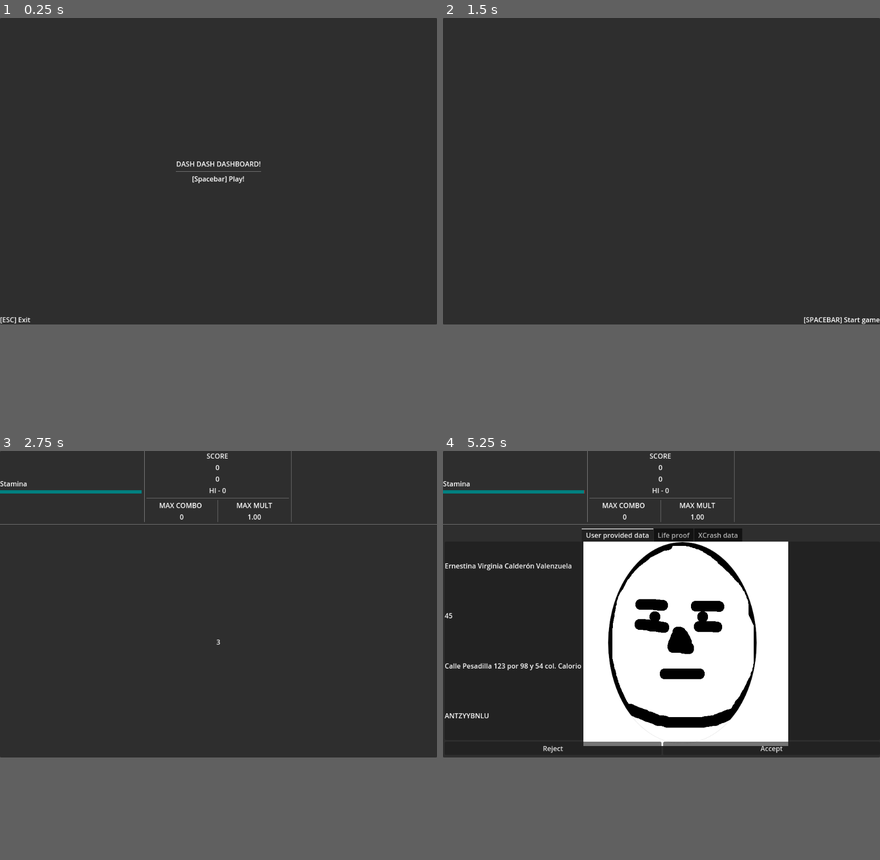
Above: before the commit, frames 1-4 (two rows, left to right).
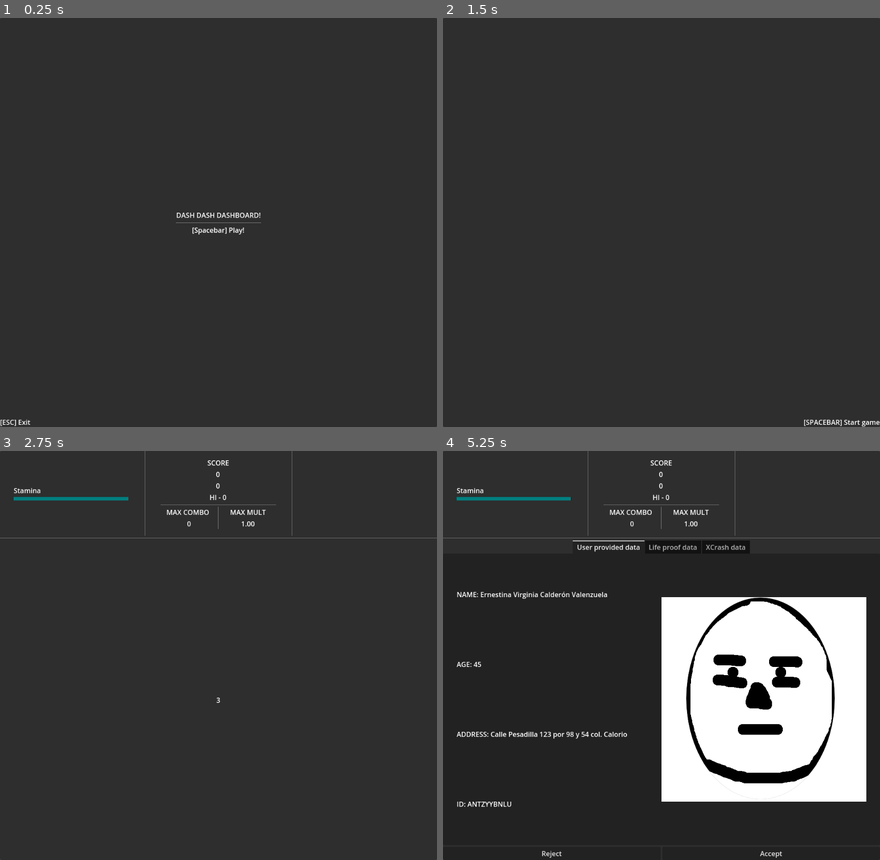
Above: after the commit, the same moments.

Repository: pyramid-seph/dash_dash_dashboard
Game: Godot game, scene res://scenes/Game.tscn
Same seed, same stepped clock (60 frames per second), same inputs: the game is played once before the commit and once after it.
Inputs:
- Up to frame 1 (0.25 s): no input
- Up to frame 2 (1.5 s): tap Enter at 0.5 s; hold Space (accept) 0.53-1.28 s; tap Space (accept) at 1.35 s
- Up to frame 3 (2.75 s): tap Space (accept) at 2 s; hold Space (accept) from 2.03 s (still down)
- Up to frame 4 (5.25 s): release Space (accept) at 2.78 s; tap Space (accept) at 2.85, 3.5, 4.35, 5 s; hold Space (accept) 3.53-4.28 s; hold Space (accept) from 5.03 s (still down)
In our replay, the window is 800x562 before the commit and 800x750 after it. These sizes can differ from the game's own. Grey fills any space a smaller window leaves; there, only what the larger window draws over its background counts as a difference.

The runs differ from the first frame. In frame 1, 0.6% of the frame differs, in the area x 0-100%, y 35-100%; in frame 2, 0.3%; in frame 3, 1.5%; in frame 4, 33%, in the area x 0-100%, y 0-100%.

Commit message:
Fix some ui bugs

Diff:
--- a/project.godot
+++ b/project.godot
@@ -54,7 +54,7 @@
 "language": &"GDScript",
 "path": "res://scenes/PersonDescriptor.gd"
 }, {
-"base": "Control",
+"base": "CenterContainer",
 "class": &"PersonImage",
 "language": &"GDScript",
 "path": "res://scenes/PersonImage.gd"
@@ -110,7 +110,7 @@
 [display]
 
 window/size/viewport_width=1024
-window/size/viewport_height=720
+window/size/viewport_height=960
 window/stretch/mode="viewport"
 
 [input]
--- a/scenes/ComboBar.gd
+++ b/scenes/ComboBar.gd
@@ -4,7 +4,6 @@
 
 @onready var progress_bar := %ProgressBar as TextureProgressBar
 @onready var multiplier_label := %MultiplierLabel as Label
-@onready var container := $VBoxContainer
 
 
 var multiplier: float:
@@ -27,4 +26,4 @@
 
 
 func show_combo_bar(value: bool):
-	container.visible = value
+	visible = value
--- a/scenes/ComboBar.tscn
+++ b/scenes/ComboBar.tscn
@@ -3,32 +3,30 @@
 [ext_resource type="Texture2D" uid="uid://1yc6pjqt5yb" path="res://assets/ui_bar_foreground.png" id="1_0hnkw"]
 [ext_resource type="Script" path="res://scenes/ComboBar.gd" id="1_o0wj5"]
 
-[node name="ComboBar" type="Control"]
-layout_mode = 3
-anchors_preset = 0
-script = ExtResource("1_o0wj5")
-
-[node name="VBoxContainer" type="VBoxContainer" parent="."]
+[node name="ComboBar" type="VBoxContainer"]
 visible = false
-layout_mode = 1
 anchors_preset = 10
 anchor_right = 1.0
 offset_bottom = 62.0
 grow_horizontal = 2
+script = ExtResource("1_o0wj5")
 
-[node name="Label" type="Label" parent="VBoxContainer"]
+[node name="Label" type="Label" parent="."]
 unique_name_in_owner = true
-layout_mode = 2
+offset_right = 1024.0
+offset_bottom = 26.0
 text = "COMBO!!!"
 horizontal_alignment = 1
 
-[node name="ProgressBar" type="TextureProgressBar" parent="VBoxContainer"]
+[node name="ProgressBar" type="TextureProgressBar" parent="."]
 unique_name_in_owner = true
-custom_minimum_size = Vector2(8, 0)
-layout_mode = 2
+custom_minimum_size = Vector2(0, 8)
+offset_top = 30.0
+offset_right = 1024.0
+offset_bottom = 38.0
 step = 0.0
 value = 100.0
-fill_mode = 1
+fill_mode = 6
 nine_patch_stretch = true
 stretch_margin_left = 1
 stretch_margin_top = 1
@@ -36,11 +34,13 @@
 stretch_margin_bottom = 1
 texture_under = ExtResource("1_0hnkw")
 texture_progress = ExtResource("1_0hnkw")
-tint_under = Color(1, 0, 0, 1)
+tint_under = Color(0, 0, 0, 1)
 tint_progress = Color(1, 1, 0, 1)
 
-[node name="MultiplierLabel" type="Label" parent="VBoxContainer"]
+[node name="MultiplierLabel" type="Label" parent="."]
 unique_name_in_owner = true
-layout_mode = 2
+offset_top = 42.0
+offset_right = 1024.0
+offset_bottom = 68.0
 text = "99 x 3.0"
 horizontal_alignment = 1
--- a/scenes/CurpQueryTab.gd
+++ b/scenes/CurpQueryTab.gd
@@ -2,10 +2,10 @@
 
 @export var title: String
 
-@onready var full_name := $VBoxContainer/FullName as Label
-@onready var age := $VBoxContainer/Age as Label
-@onready var address := $VBoxContainer/Address as Label
-@onready var curp := $VBoxContainer/Curp as Label
+@onready var full_name := $MarginContainer/VBoxContainer/FullName as Label
+@onready var age := $MarginContainer/VBoxContainer/Age as Label
+@onready var address := $MarginContainer/VBoxContainer/Address as Label
+@onready var curp := $MarginContainer/VBoxContainer/Curp as Label
 
 
 func populate(person_data: PersonDataSource, person_descriptor: PersonDescriptor) -> void:
@@ -15,10 +15,10 @@
 		address.text = ""
 		curp.text = ""
 	else:
-		full_name.text = person_descriptor.name
-		age.text = str(person_descriptor.age)
-		address.text = person_descriptor.address
-		curp.text = person_descriptor.curp
+		full_name.text = "NAME: %s" % person_descriptor.name
+		age.text = "AGE: %s" % str(person_descriptor.age)
+		address.text = "ADDRESS: %s" % person_descriptor.address
+		curp.text = "ID: %s" % person_descriptor.curp
 
 
 func clear() -> void:
--- a/scenes/GameplayGui.tscn
+++ b/scenes/GameplayGui.tscn
@@ -75,7 +75,15 @@
 size_flags_vertical = 0
 alignment = 1
 
-[node name="StaminaTimer" parent="GameContainer/VBoxContainer/HUD" instance=ExtResource("2_0eg3r")]
+[node name="MarginContainer" type="MarginContainer" parent="GameContainer/VBoxContainer/HUD"]
+layout_mode = 2
+size_flags_horizontal = 3
+theme_override_constants/margin_left = 32
+theme_override_constants/margin_top = 16
+theme_override_constants/margin_right = 32
+theme_override_constants/margin_bottom = 16
+
+[node name="StaminaTimer" parent="GameContainer/VBoxContainer/HUD/MarginContainer" instance=ExtResource("2_0eg3r")]
 unique_name_in_owner = true
 layout_mode = 2
 size_flags_horizontal = 3
@@ -83,7 +91,15 @@
 [node name="VSeparator" type="VSeparator" parent="GameContainer/VBoxContainer/HUD"]
 layout_mode = 2
 
-[node name="ScorePanel" parent="GameContainer/VBoxContainer/HUD" instance=ExtResource("3_6jtmv")]
+[node name="MarginContainer2" type="MarginContainer" parent="GameContainer/VBoxContainer/HUD"]
+layout_mode = 2
+size_flags_horizontal = 3
+theme_override_constants/margin_left = 32
+theme_override_constants/margin_top = 16
+theme_override_constants/margin_right = 32
+theme_override_constants/margin_bottom = 16
+
+[node name="ScorePanel" parent="GameContainer/VBoxContainer/HUD/MarginContainer2" instance=ExtResource("3_6jtmv")]
 unique_name_in_owner = true
 layout_mode = 2
 size_flags_horizontal = 3
@@ -91,15 +107,20 @@
 [node name="VSeparator2" type="VSeparator" parent="GameContainer/VBoxContainer/HUD"]
 layout_mode = 2
 
-[node name="RequestComboCounter" parent="GameContainer/VBoxContainer/HUD" instance=ExtResource("3_fqvos")]
+[node name="MarginContainer3" type="MarginContainer" parent="GameContainer/VBoxContainer/HUD"]
+layout_mode = 2
+size_flags_horizontal = 3
+theme_override_constants/margin_left = 32
+theme_override_constants/margin_top = 16
+theme_override_constants/margin_right = 32
+theme_override_constants/margin_bottom = 16
+
+[node name="RequestComboCounter" parent="GameContainer/VBoxContainer/HUD/MarginContainer3" instance=ExtResource("3_fqvos")]
 unique_name_in_owner = true
 layout_mode = 2
 size_flags_horizontal = 3
 size_flags_vertical = 4
 
-[node name="MarginContainer" type="MarginContainer" parent="GameContainer/VBoxContainer/HUD"]
-layout_mode = 2
-
 [node name="HSeparator" type="HSeparator" parent="GameContainer/VBoxContainer"]
 layout_mode = 2
 
@@ -110,11 +131,12 @@
 [node name="ChallengeContainer" type="VBoxContainer" parent="GameContainer/VBoxContainer/Control"]
 unique_name_in_owner = true
 visible = false
-layout_mode = 0
-offset_left = 4.0
-offset_top = 4.0
-offset_right = 1024.0
-offset_bottom = 536.0
+layout_mode = 1
+anchors_preset = 15
+anchor_right = 1.0
+anchor_bottom = 1.0
+grow_horizontal = 2
+grow_vertical = 2
 size_flags_horizontal = 3
 
 [node name="ChallengeTabs" type="TabContainer" parent="GameContainer/VBoxContainer/Control/ChallengeContainer"]
@@ -130,37 +152,46 @@
 script = ExtResource("3_g15n0")
 title = "User provided data"
 
-[node name="VBoxContainer" type="VBoxContainer" parent="GameContainer/VBoxContainer/Control/ChallengeContainer/ChallengeTabs/UserDataTab"]
-layout_mode = 2
-
-[node name="FullName" type="Label" parent="GameContainer/VBoxContainer/Control/ChallengeContainer/ChallengeTabs/UserDataTab/VBoxContainer"]
+[node name="MarginContainer" type="MarginContainer" parent="GameContainer/VBoxContainer/Control/ChallengeContainer/ChallengeTabs/UserDataTab"]
+layout_mode = 2
+size_flags_horizontal = 3
+theme_override_constants/margin_left = 32
+theme_override_constants/margin_top = 16
+theme_override_constants/margin_right = 32
+theme_override_constants/margin_bottom = 16
+
+[node name="VBoxContainer" type="VBoxContainer" parent="GameContainer/VBoxContainer/Control/ChallengeContainer/ChallengeTabs/UserDataTab/MarginContainer"]
+layout_mode = 2
+
+[node name="FullName" type="Label" parent="GameContainer/VBoxContainer/Control/ChallengeContainer/ChallengeTabs/UserDataTab/MarginContainer/VBoxContainer"]
 layout_mode = 2
 size_flags_vertical = 6
 text = "Name: My othercool full name"
 
-[node name="Age" type="Label" parent="GameContainer/VBoxContainer/Control/ChallengeContainer/ChallengeTabs/UserDataTab/VBoxContainer"]
+[node name="Age" type="Label" parent="GameContainer/VBoxContainer/Control/ChallengeContainer/ChallengeTabs/UserDataTab/MarginContainer/VBoxContainer"]
 layout_mode = 2
 size_flags_vertical = 6
 text = "Age: My Cool Age"
 
-[node name="Address" type="Label" parent="GameContainer/VBoxContainer/Control/ChallengeContainer/ChallengeTabs/UserDataTab/VBoxContainer"]
+[node name="Address" type="Label" parent="GameContainer/VBoxContainer/Control/ChallengeContainer/ChallengeTabs/UserDataTab/MarginContainer/VBoxContainer"]
 layout_mode = 2
 size_flags_vertical = 6
 text = "Address My Cool Address"
 
-[node name="Curp" type="Label" parent="GameContainer/VBoxContainer/Control/ChallengeContainer/ChallengeTabs/UserDataTab/VBoxContainer"]
+[node name="Curp" type="Label" parent="GameContainer/VBoxContainer/Control/ChallengeContainer/ChallengeTabs/UserDataTab/MarginContainer/VBoxContainer"]
 layout_mode = 2
 size_flags_vertical = 6
 text = "Address My Cool Address"
 
-[node name="Reviewed" type="CheckBox" parent="GameContainer/VBoxContainer/Control/ChallengeContainer/ChallengeTabs/UserDataTab/VBoxContainer"]
-visible = false
-layout_mode = 2
-size_flags_horizontal = 4
-size_flags_vertical = 8
-text = "Revisado"
-
-[node name="PersonImage" parent="GameContainer/VBoxContainer/Control/ChallengeContainer/ChallengeTabs/UserDataTab" instance=ExtResource("3_vdsu5")]
+[node name="MarginContainer2" type="MarginContainer" parent="GameContainer/VBoxContainer/Control/ChallengeContainer/ChallengeTabs/UserDataTab"]
+layout_mode = 2
+size_flags_horizontal = 3
+theme_override_constants/margin_left = 32
+theme_override_constants/margin_top = 16
+theme_override_constants/margin_right = 32
+theme_override_constants/margin_bottom = 16
+
+[node name="PersonImage" parent="GameContainer/VBoxContainer/Control/ChallengeContainer/ChallengeTabs/UserDataTab/MarginContainer2" instance=ExtResource("3_vdsu5")]
 layout_mode = 2
 size_flags_horizontal = 3
 size_flags_vertical = 1
@@ -170,15 +201,12 @@
 visible = false
 layout_mode = 2
 script = ExtResource("4_1il7u")
-title = "Life proof"
-
-[node name="Video" type="CenterContainer" parent="GameContainer/VBoxContainer/Control/ChallengeContainer/ChallengeTabs/ProofOfLifeTab"]
-layout_mode = 2
+title = "Life proof data"
+
+[node name="PersonImage" parent="GameContainer/VBoxContainer/Control/ChallengeContainer/ChallengeTabs/ProofOfLifeTab" instance=ExtResource("3_vdsu5")]
+layout_mode = 2
+size_flags_horizontal = 1
 size_flags_vertical = 3
-use_top_left = true
-
-[node name="PersonImage" parent="GameContainer/VBoxContainer/Control/ChallengeContainer/ChallengeTabs/ProofOfLifeTab/Video" instance=ExtResource("3_vdsu5")]
-layout_mode = 2
 
 [node name="Reviewed" type="CheckBox" parent="GameContainer/VBoxContainer/Control/ChallengeContainer/ChallengeTabs/ProofOfLifeTab"]
 visible = false
@@ -194,30 +222,38 @@
 script = ExtResource("2_kph81")
 title = "XCrash data"
 
-[node name="VBoxContainer" type="VBoxContainer" parent="GameContainer/VBoxContainer/Control/ChallengeContainer/ChallengeTabs/CurpQueryTab"]
-layout_mode = 2
-
-[node name="FullName" type="Label" parent="GameContainer/VBoxContainer/Control/ChallengeContainer/ChallengeTabs/CurpQueryTab/VBoxContainer"]
+[node name="MarginContainer" type="MarginContainer" parent="GameContainer/VBoxContainer/Control/ChallengeContainer/ChallengeTabs/CurpQueryTab"]
+layout_mode = 2
+size_flags_horizontal = 3
+theme_override_constants/margin_left = 32
+theme_override_constants/margin_top = 16
+theme_override_constants/margin_right = 32
+theme_override_constants/margin_bottom = 16
+
+[node name="VBoxContainer" type="VBoxContainer" parent="GameContainer/VBoxContainer/Control/ChallengeContainer/ChallengeTabs/CurpQueryTab/MarginContainer"]
+layout_mode = 2
+
+[node name="FullName" type="Label" parent="GameContainer/VBoxContainer/Control/ChallengeContainer/ChallengeTabs/CurpQueryTab/MarginContainer/VBoxContainer"]
 layout_mode = 2
 size_flags_vertical = 6
 text = "Name: My othercool full name"
 
-[node name="Age" type="Label" parent="GameContainer/VBoxContainer/Control/ChallengeContainer/ChallengeTabs/CurpQueryTab/VBoxContainer"]
+[node name="Age" type="Label" parent="GameContainer/VBoxContainer/Control/ChallengeContainer/ChallengeTabs/CurpQueryTab/MarginContainer/VBoxContainer"]
 layout_mode = 2
 size_flags_vertical = 6
 text = "Age: My Cool Age"
 
-[node name="Address" type="Label" parent="GameContainer/VBoxContainer/Control/ChallengeContainer/ChallengeTabs/CurpQueryTab/VBoxContainer"]
+[node name="Address" type="Label" parent="GameContainer/VBoxContainer/Control/ChallengeContainer/ChallengeTabs/CurpQueryTab/MarginContainer/VBoxContainer"]
 layout_mode = 2
 size_flags_vertical = 6
 text = "Address My Cool Address"
 
-[node name="Curp" type="Label" parent="GameContainer/VBoxContainer/Control/ChallengeContainer/ChallengeTabs/CurpQueryTab/VBoxContainer"]
+[node name="Curp" type="Label" parent="GameContainer/VBoxContainer/Control/ChallengeContainer/ChallengeTabs/CurpQueryTab/MarginContainer/VBoxContainer"]
 layout_mode = 2
 size_flags_vertical = 6
 text = "Address My Cool Address"
 
-[node name="Reviewed" type="CheckBox" parent="GameContainer/VBoxContainer/Control/ChallengeContainer/ChallengeTabs/CurpQueryTab/VBoxContainer"]
+[node name="Reviewed" type="CheckBox" parent="GameContainer/VBoxContainer/Control/ChallengeContainer/ChallengeTabs/CurpQueryTab/MarginContainer/VBoxContainer"]
 visible = false
 layout_mode = 2
 size_flags_horizontal = 4
--- a/scenes/PersonImage.gd
+++ b/scenes/PersonImage.gd
@@ -1,5 +1,5 @@
 class_name PersonImage
-extends Control
+extends CenterContainer
 
 @onready var eyes_rect := $EyesTexture as TextureRect
 @onready var head_rect := $HeadTexture as TextureRect
--- a/scenes/PersonImage.tscn
+++ b/scenes/PersonImage.tscn
@@ -6,29 +6,40 @@
 [ext_resource type="Texture2D" uid="uid://c252udt8r6fnf" path="res://assets/composite_person/mouth/mouth_00.png" id="4_s6ms3"]
 [ext_resource type="Texture2D" uid="uid://ceid25le5ljai" path="res://assets/composite_person/nose/nose_00.png" id="5_oe00e"]
 
-[node name="PersonImage" type="Control"]
-layout_mode = 3
-anchors_preset = 0
-size_flags_horizontal = 0
+[node name="PersonImage" type="CenterContainer"]
+anchors_preset = 15
+anchor_right = 1.0
+anchor_bottom = 1.0
+grow_horizontal = 2
+grow_vertical = 2
+size_flags_horizontal = 6
 size_flags_vertical = 6
 script = ExtResource("1_2t7md")
 
 [node name="HeadTexture" type="TextureRect" parent="."]
-offset_right = 480.0
-offset_bottom = 480.0
+offset_left = 272.0
+offset_top = 240.0
+offset_right = 752.0
+offset_bottom = 720.0
 texture = ExtResource("2_phlhd")
 
 [node name="EyesTexture" type="TextureRect" parent="."]
-offset_right = 40.0
-offset_bottom = 40.0
+offset_left = 272.0
+offset_top = 240.0
+offset_right = 752.0
+offset_bottom = 720.0
 texture = ExtResource("3_hksgd")
 
 [node name="MouthTexture" type="TextureRect" parent="."]
-offset_right = 40.0
-offset_bottom = 40.0
+offset_left = 272.0
+offset_top = 240.0
+offset_right = 752.0
+offset_bottom = 720.0
 texture = ExtResource("4_s6ms3")
 
 [node name="NoseTexture" type="TextureRect" parent="."]
-offset_right = 40.0
-offset_bottom = 40.0
+offset_left = 272.0
+offset_top = 240.0
+offset_right = 752.0
+offset_bottom = 720.0
 texture = ExtResource("5_oe00e")
--- a/scenes/ProofOfLifeTab.gd
+++ b/scenes/ProofOfLifeTab.gd
@@ -2,7 +2,7 @@
 
 @export var title: String
 
-@onready var person_image := $Video/PersonImage as PersonImage
+@onready var person_image := $PersonImage as PersonImage
 
 
 func populate(person_data: PersonDataSource, person_descriptor: PersonDescriptor) -> void:
--- a/scenes/StaminaBar.tscn
+++ b/scenes/StaminaBar.tscn
@@ -4,6 +4,8 @@
 [ext_resource type="Texture2D" uid="uid://1yc6pjqt5yb" path="res://assets/ui_bar_foreground.png" id="2_pnaeh"]
 
 [node name="StaminaBar" type="VBoxContainer"]
+offset_right = 64.0
+offset_bottom = 38.0
 size_flags_vertical = 4
 script = ExtResource("1_rdhtp")
 
@@ -27,5 +29,5 @@
 stretch_margin_bottom = 1
 texture_under = ExtResource("2_pnaeh")
 texture_progress = ExtResource("2_pnaeh")
-tint_under = Color(1, 0, 0, 1)
+tint_under = Color(0, 0, 0, 1)
 tint_progress = Color(0, 0.501961, 0.501961, 1)
--- a/scenes/UserDataTab.gd
+++ b/scenes/UserDataTab.gd
@@ -2,11 +2,11 @@
 
 @export var title: String
 
-@onready var full_name := $VBoxContainer/FullName as Label
-@onready var age := $VBoxContainer/Age as Label
-@onready var address := $VBoxContainer/Address as Label
-@onready var curp := $VBoxContainer/Curp as Label
-@onready var person_image := $PersonImage as PersonImage
+@onready var full_name := $MarginContainer/VBoxContainer/FullName as Label
+@onready var age := $MarginContainer/VBoxContainer/Age as Label
+@onready var address := $MarginContainer/VBoxContainer/Address as Label
+@onready var curp := $MarginContainer/VBoxContainer/Curp as Label
+@onready var person_image := $MarginContainer2/PersonImage as PersonImage
 
 
 func populate(person_data: PersonDataSource, person_descriptor: PersonDescriptor) -> void:
@@ -17,10 +17,10 @@
 		curp.text = ""
 		person_image.clear()
 	else:
-		full_name.text = person_descriptor.name
-		age.text = str(person_descriptor.age)
-		address.text = person_descriptor.address
-		curp.text = person_descriptor.curp
+		full_name.text = "NAME: %s" % person_descriptor.name
+		age.text = "AGE: %s" % str(person_descriptor.age)
+		address.text = "ADDRESS: %s" % person_descriptor.address
+		curp.text = "ID: %s" % person_descriptor.curp
 		person_image.generate(person_data, person_descriptor)
 
 
